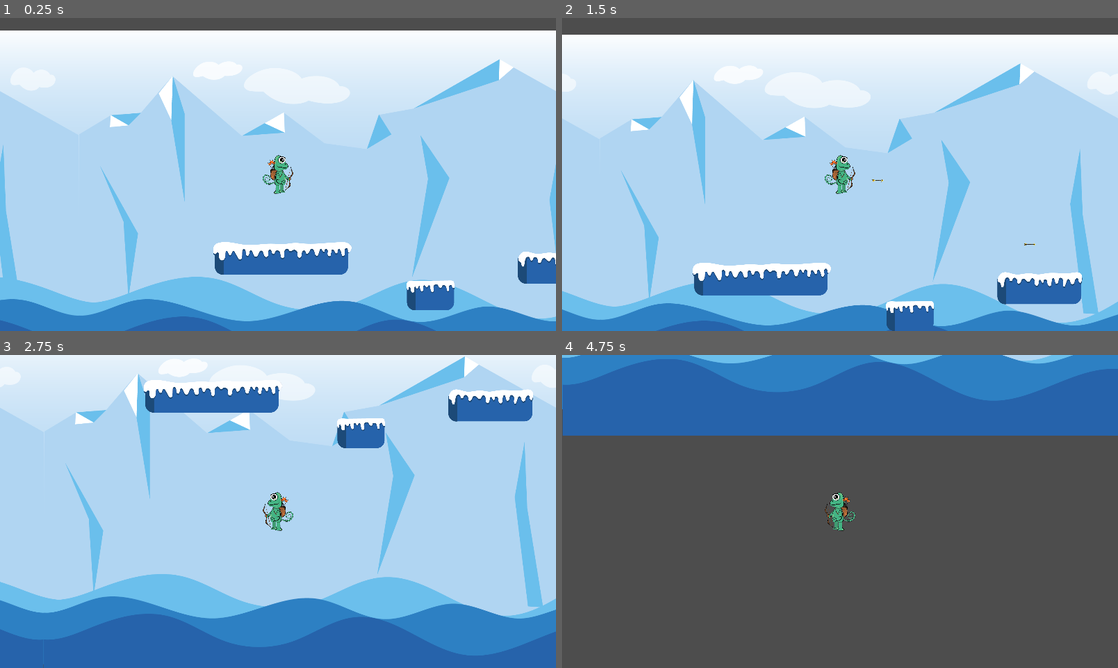
Above: before the commit, frames 1-4 (two rows, left to right).
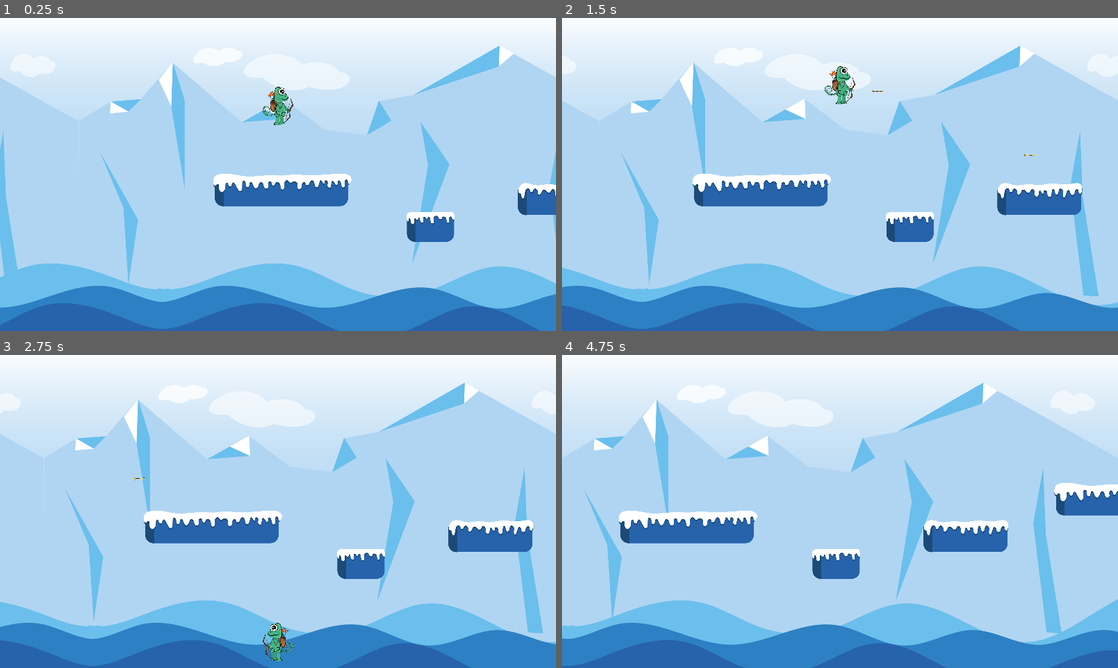
Above: after the commit, the same moments.

Repository: Elracoon/chameleon
Game: Godot game, scene res://scene platform/node_2d.tscn
Two runs of this game, one before a commit and one after it. Both use one fixed random seed, a clock stepped at 60 frames per second and the inputs below.
Inputs:
- Up to frame 1 (0.25 s): no input
- Up to frame 2 (1.5 s): hold D (move_right) from 0.53 s (still down); tap Space (fire_bullet) at 0.6, 1.35 s; tap W (jump) at 0.77 s
- Up to frame 3 (2.75 s): tap W (jump) at 1.52 s; release D (move_right) at 2.03 s; hold A (move_left) from 2.03 s (still down); tap Space (fire_bullet) at 2.1 s
- Up to frame 4 (4.75 s): release A (move_left) at 2.78 s; hold D (move_right) 2.78-4.28 s; tap Space (fire_bullet) at 2.85, 3.6, 4.35 s; tap W (jump) at 3.02, 3.77, 4.52 s; hold A (move_left) from 4.28 s (still down)

The runs differ from the first frame. In frame 1, 32% of the frame differs, in the area x 0-100%, y 0-100%; in frame 2, 33%; in frame 3, 37%; in frame 4, 100%.

Commit message:
camera

Diff:
--- /dev/null
+++ b/scene platform/Camera2D.gd
@@ -0,0 +1,11 @@
+extends Camera2D
+
+
+# Called when the node enters the scene tree for the first time.
+func _ready():
+	pass # Replace with function body.
+
+
+# Called every frame. 'delta' is the elapsed time since the previous frame.
+func _process(delta):
+	pass
--- a/scene platform/node_2d.tscn
+++ b/scene platform/node_2d.tscn
@@ -69,6 +69,21 @@
 sources/1 = SubResource("TileSetAtlasSource_trkhl")
 sources/2 = SubResource("TileSetAtlasSource_76i1k")
 
+[sub_resource type="GDScript" id="GDScript_tsh5i"]
+script/source = "extends Camera2D
+
+
+# Called when the node enters the scene tree for the first time.
+func _ready():
+	pass # Replace with function body.
+
+
+# Called every frame. 'delta' is the elapsed time since the previous frame.
+func _process(delta):
+	position.x = get_parent().get_node('player').position.x
+
+"
+
 [node name="Node2D" type="Node2D"]
 
 [node name="player" type="CharacterBody2D" parent="."]
@@ -87,8 +102,6 @@
 
 [node name="Marker2D" type="Marker2D" parent="player"]
 position = Vector2(54, 11)
-
-[node name="Camera2D" type="Camera2D" parent="player"]
 
 [node name="AudioStreamPlayer2D2" type="AudioStreamPlayer2D" parent="player"]
 stream = ExtResource("3_gji83")
@@ -118,57 +131,29 @@
 position = Vector2(960, 535)
 texture = ExtResource("6_xxr2a")
 
-[node name="vague fond" type="ParallaxLayer" parent="ParallaxBackground"]
-motion_scale = Vector2(0.5, 0.2)
+[node name="vague" type="ParallaxLayer" parent="ParallaxBackground"]
+motion_mirroring = Vector2(4100, 0)
 
-[node name="vague2Sprite2D7" type="Sprite2D" parent="ParallaxBackground/vague fond"]
-z_index = -2
-position = Vector2(-1969, 806)
-texture = ExtResource("10_i5bvg")
-centered = false
-
-[node name="vague2Sprite2D8" type="Sprite2D" parent="ParallaxBackground/vague fond"]
-z_index = 2
-position = Vector2(-1956, 983)
-texture = ExtResource("8_kmmhg")
-centered = false
-
-[node name="vague2Sprite2D9" type="Sprite2D" parent="ParallaxBackground/vague fond"]
-z_index = -1
-position = Vector2(-1659, 923)
-scale = Vector2(1, 1.1809)
-texture = ExtResource("12_omkjk")
-centered = false
-
-[node name="vague1Sprite2D" type="Sprite2D" parent="ParallaxBackground/vague fond"]
+[node name="vague1Sprite2D" type="Sprite2D" parent="ParallaxBackground/vague"]
 z_index = -2
 position = Vector2(0, 806)
 texture = ExtResource("7_seib3")
 centered = false
 
-[node name="vague1Sprite2D2" type="Sprite2D" parent="ParallaxBackground/vague fond"]
-z_index = 2
-position = Vector2(0, 983)
-texture = ExtResource("8_4odl3")
+[node name="vague2Sprite2D4" type="Sprite2D" parent="ParallaxBackground/vague"]
+z_index = -2
+position = Vector2(2068, 806)
+texture = ExtResource("10_i5bvg")
 centered = false
+
+[node name="vague fond" type="ParallaxLayer" parent="ParallaxBackground"]
+motion_mirroring = Vector2(3250, 0)
 
 [node name="vague1Sprite2D3" type="Sprite2D" parent="ParallaxBackground/vague fond"]
 z_index = -1
 position = Vector2(0, 923)
 scale = Vector2(1, 1.1809)
 texture = ExtResource("9_hyluv")
-centered = false
-
-[node name="vague2Sprite2D4" type="Sprite2D" parent="ParallaxBackground/vague fond"]
-z_index = -2
-position = Vector2(2023, 806)
-texture = ExtResource("10_i5bvg")
-centered = false
-
-[node name="vague2Sprite2D5" type="Sprite2D" parent="ParallaxBackground/vague fond"]
-z_index = 2
-position = Vector2(1883, 983)
-texture = ExtResource("8_kmmhg")
 centered = false
 
 [node name="vague2Sprite2D6" type="Sprite2D" parent="ParallaxBackground/vague fond"]
@@ -178,194 +163,22 @@
 texture = ExtResource("12_omkjk")
 centered = false
 
-[node name="vague1Sprite2D6" type="Sprite2D" parent="ParallaxBackground/vague fond"]
-z_index = -1
-position = Vector2(19710, 951)
-texture = ExtResource("9_hyluv")
-centered = false
+[node name="vague fonce" type="ParallaxLayer" parent="ParallaxBackground"]
+motion_mirroring = Vector2(3800, 0)
 
-[node name="vague1Sprite2D19" type="Sprite2D" parent="ParallaxBackground/vague fond"]
-z_index = -2
-position = Vector2(20171, 806)
-texture = ExtResource("7_seib3")
-centered = false
-
-[node name="vague1Sprite2D20" type="Sprite2D" parent="ParallaxBackground/vague fond"]
+[node name="vague1Sprite2D2" type="Sprite2D" parent="ParallaxBackground/vague fonce"]
 z_index = 2
-position = Vector2(19050, 983)
+position = Vector2(0, 983)
 texture = ExtResource("8_4odl3")
 centered = false
 
-[node name="vague1Sprite2D21" type="Sprite2D" parent="ParallaxBackground/vague fond"]
-z_index = -1
-position = Vector2(16410, 951)
-texture = ExtResource("9_hyluv")
-centered = false
-
-[node name="vague1Sprite2D16" type="Sprite2D" parent="ParallaxBackground/vague fond"]
-z_index = -2
-position = Vector2(16167, 806)
-texture = ExtResource("7_seib3")
-centered = false
-
-[node name="vague1Sprite2D17" type="Sprite2D" parent="ParallaxBackground/vague fond"]
+[node name="vague2Sprite2D5" type="Sprite2D" parent="ParallaxBackground/vague fonce"]
 z_index = 2
-position = Vector2(15290, 983)
-texture = ExtResource("8_4odl3")
-centered = false
-
-[node name="vague1Sprite2D18" type="Sprite2D" parent="ParallaxBackground/vague fond"]
-z_index = -1
-position = Vector2(13062, 951)
-texture = ExtResource("9_hyluv")
-centered = false
-
-[node name="vague1Sprite2D13" type="Sprite2D" parent="ParallaxBackground/vague fond"]
-z_index = -2
-position = Vector2(12170, 806)
-texture = ExtResource("7_seib3")
-centered = false
-
-[node name="vague1Sprite2D14" type="Sprite2D" parent="ParallaxBackground/vague fond"]
-z_index = 2
-position = Vector2(11451, 983)
-texture = ExtResource("8_4odl3")
-centered = false
-
-[node name="vague1Sprite2D15" type="Sprite2D" parent="ParallaxBackground/vague fond"]
-z_index = -1
-position = Vector2(9818, 929)
-texture = ExtResource("9_hyluv")
-centered = false
-
-[node name="vague1Sprite2D7" type="Sprite2D" parent="ParallaxBackground/vague fond"]
-z_index = -2
-position = Vector2(4139, 806)
-texture = ExtResource("7_seib3")
-centered = false
-
-[node name="vague1Sprite2D8" type="Sprite2D" parent="ParallaxBackground/vague fond"]
-z_index = 2
-position = Vector2(3833, 983)
-texture = ExtResource("8_4odl3")
-centered = false
-
-[node name="vague1Sprite2D9" type="Sprite2D" parent="ParallaxBackground/vague fond"]
-z_index = -1
-position = Vector2(3246, 929)
-texture = ExtResource("9_hyluv")
-centered = false
-
-[node name="vague2Sprite2D12" type="Sprite2D" parent="ParallaxBackground/vague fond"]
-z_index = -1
-position = Vector2(21324, 951)
-texture = ExtResource("12_omkjk")
-centered = false
-
-[node name="vague2Sprite2D25" type="Sprite2D" parent="ParallaxBackground/vague fond"]
-z_index = -2
-position = Vector2(22198, 806)
-texture = ExtResource("10_i5bvg")
-centered = false
-
-[node name="vague2Sprite2D26" type="Sprite2D" parent="ParallaxBackground/vague fond"]
-z_index = 2
-position = Vector2(20890, 983)
+position = Vector2(1883, 983)
 texture = ExtResource("8_kmmhg")
 centered = false
 
-[node name="vague2Sprite2D27" type="Sprite2D" parent="ParallaxBackground/vague fond"]
-z_index = -1
-position = Vector2(18078, 951)
-texture = ExtResource("12_omkjk")
-centered = false
-
-[node name="vague2Sprite2D22" type="Sprite2D" parent="ParallaxBackground/vague fond"]
-z_index = -2
-position = Vector2(18182, 806)
-texture = ExtResource("10_i5bvg")
-centered = false
-
-[node name="vague2Sprite2D23" type="Sprite2D" parent="ParallaxBackground/vague fond"]
-z_index = 2
-position = Vector2(17161, 983)
-texture = ExtResource("8_kmmhg")
-centered = false
-
-[node name="vague2Sprite2D24" type="Sprite2D" parent="ParallaxBackground/vague fond"]
-z_index = -1
-position = Vector2(14681, 951)
-texture = ExtResource("12_omkjk")
-centered = false
-
-[node name="vague2Sprite2D19" type="Sprite2D" parent="ParallaxBackground/vague fond"]
-z_index = -2
-position = Vector2(14187, 806)
-texture = ExtResource("10_i5bvg")
-centered = false
-
-[node name="vague2Sprite2D20" type="Sprite2D" parent="ParallaxBackground/vague fond"]
-z_index = 2
-position = Vector2(13338, 983)
-texture = ExtResource("8_kmmhg")
-centered = false
-
-[node name="vague2Sprite2D21" type="Sprite2D" parent="ParallaxBackground/vague fond"]
-z_index = -1
-position = Vector2(11424, 951)
-texture = ExtResource("12_omkjk")
-centered = false
-
-[node name="vague2Sprite2D16" type="Sprite2D" parent="ParallaxBackground/vague fond"]
-z_index = -2
-position = Vector2(10177, 806)
-texture = ExtResource("10_i5bvg")
-centered = false
-
-[node name="vague2Sprite2D17" type="Sprite2D" parent="ParallaxBackground/vague fond"]
-z_index = 2
-position = Vector2(9516, 983)
-texture = ExtResource("8_kmmhg")
-centered = false
-
-[node name="vague2Sprite2D18" type="Sprite2D" parent="ParallaxBackground/vague fond"]
-z_index = -1
-position = Vector2(8173, 929)
-texture = ExtResource("12_omkjk")
-centered = false
-
-[node name="vague1Sprite2D10" type="Sprite2D" parent="ParallaxBackground/vague fond"]
-z_index = -2
-position = Vector2(8153, 806)
-texture = ExtResource("7_seib3")
-centered = false
-
-[node name="vague1Sprite2D11" type="Sprite2D" parent="ParallaxBackground/vague fond"]
-z_index = 2
-position = Vector2(7654, 983)
-texture = ExtResource("8_4odl3")
-centered = false
-
-[node name="vague1Sprite2D12" type="Sprite2D" parent="ParallaxBackground/vague fond"]
-z_index = -1
-position = Vector2(6542, 929)
-texture = ExtResource("9_hyluv")
-centered = false
-
-[node name="vague2Sprite2D13" type="Sprite2D" parent="ParallaxBackground/vague fond"]
-z_index = -2
-position = Vector2(6175, 806)
-texture = ExtResource("10_i5bvg")
-centered = false
-
-[node name="vague2Sprite2D14" type="Sprite2D" parent="ParallaxBackground/vague fond"]
-z_index = 2
-position = Vector2(5699, 983)
-texture = ExtResource("8_kmmhg")
-centered = false
-
-[node name="vague2Sprite2D15" type="Sprite2D" parent="ParallaxBackground/vague fond"]
-z_index = -1
-position = Vector2(4902, 929)
-texture = ExtResource("12_omkjk")
-centered = false
+[node name="Camera2D" type="Camera2D" parent="."]
+position = Vector2(963, 539)
+process_callback = 0
+script = SubResource("GDScript_tsh5i")
Not shown: 1 places in scene platform/node_2d.tscn that only renumber resources
